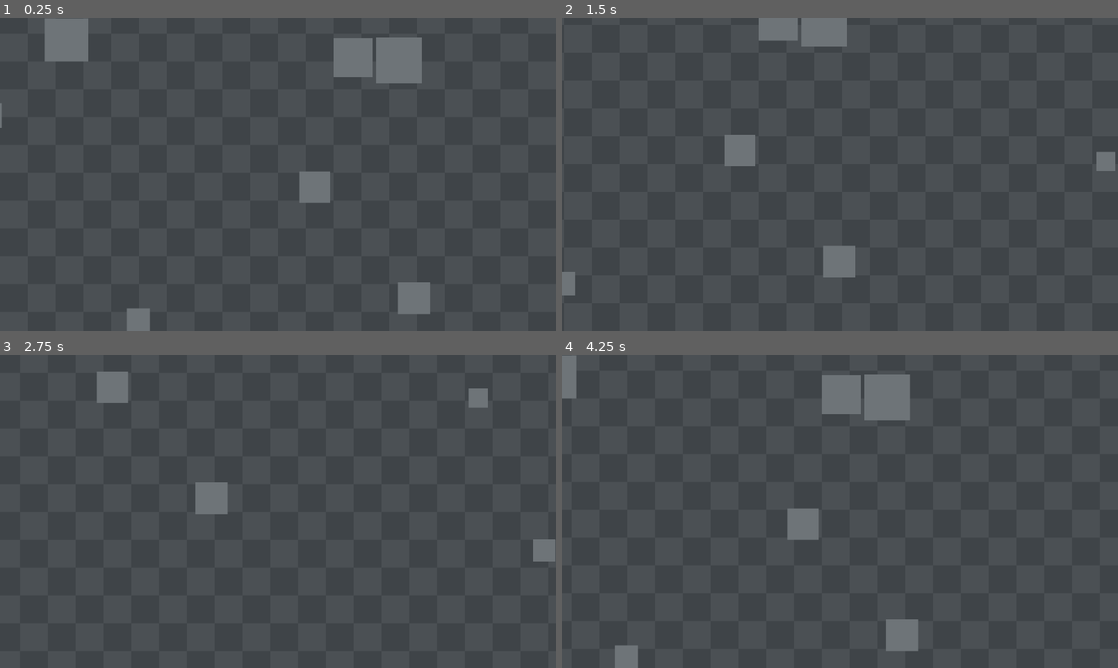
Above: before the commit, frames 1-4 (two rows, left to right).
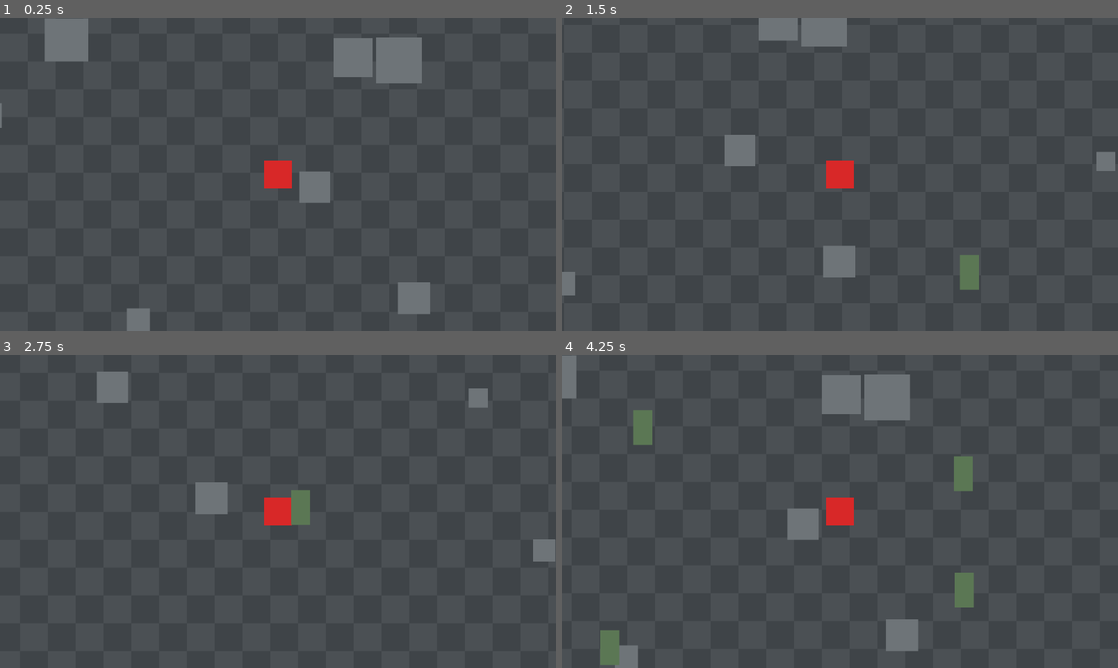
Above: after the commit, the same moments.

Repository: Jota-Pais/projeto-final-desenvolvimento-de-jogos
Game: Godot game, scene res://teste-movimento/teste.tscn
The game is run twice, just before and just after one commit, with the same random seed, the same clock (stepped at 60 frames per second) and the same inputs.
Inputs:
- Up to frame 1 (0.25 s): no input
- Up to frame 2 (1.5 s): tap Enter at 0.5 s; hold Right (ui_right) 0.53-1.28 s; hold Down (ui_down) from 1.28 s (still down)
- Up to frame 3 (2.75 s): release Down (ui_down) at 2.03 s; hold Right (ui_right) from 2.03 s (still down)
- Up to frame 4 (4.25 s): release Right (ui_right) at 2.78 s; hold Up (ui_up) 2.78-3.53 s; hold Left (ui_left) from 3.53 s (still down)

The runs differ from the first frame. In frame 1, 0.4% of the frame differs, in the area x 47-53%, y 45-55%; in frame 2, 0.8%; in frame 3, 0.8%; in frame 4, 2.0%, in the area x 6-75%, y 17-100%.

Commit message:
Remove as fotos da cena de teste
Volta o jogador ao quadrado vermelho e troca o inimigo por um retangulo
verde-acinzentado. A cena inteira passa a ser forma geometrica de cor
chapada: nao depende de imagem nenhuma e nao versiona binario.

Uma das fotos era de outra pessoa, e o repositorio e publico.

Co-Authored-By: Claude Opus 5 (1M context) <noreply@anthropic.com>

Diff:
--- a/teste-movimento/inimigo.tscn
+++ b/teste-movimento/inimigo.tscn
@@ -1,7 +1,6 @@
-[gd_scene load_steps=4 format=3]
+[gd_scene load_steps=3 format=3]
 
 [ext_resource type="Script" path="res://teste-movimento/inimigo.gd" id="1_inimigo"]
-[ext_resource type="Texture2D" uid="uid://y3cd8uko4ply" path="res://teste-movimento/inimigo.png" id="2_sprite"]
 
 [sub_resource type="RectangleShape2D" id="RectangleShape2D_corpo"]
 size = Vector2(44, 80)
@@ -9,10 +8,9 @@
 [node name="Inimigo" type="CharacterBody2D"]
 script = ExtResource("1_inimigo")
 
-[node name="Corpo" type="Sprite2D" parent="."]
-texture_filter = 4
-scale = Vector2(0.1851852, 0.1851852)
-texture = ExtResource("2_sprite")
+[node name="Corpo" type="Polygon2D" parent="."]
+color = Color(0.36, 0.47, 0.33, 1)
+polygon = PackedVector2Array(-22, -40, 22, -40, 22, 40, -22, 40)
 
 [node name="Colisao" type="CollisionShape2D" parent="."]
 shape = SubResource("RectangleShape2D_corpo")
--- a/teste-movimento/teste.tscn
+++ b/teste-movimento/teste.tscn
@@ -1,9 +1,8 @@
-[gd_scene load_steps=6 format=3]
+[gd_scene load_steps=5 format=3]
 
 [ext_resource type="Script" path="res://teste-movimento/chao.gd" id="1_chao"]
 [ext_resource type="Script" path="res://teste-movimento/jogador.gd" id="2_jogador"]
-[ext_resource type="Texture2D" uid="uid://dbxfrk6rw26uc" path="res://teste-movimento/jogador.png" id="3_sprite"]
-[ext_resource type="PackedScene" path="res://teste-movimento/inimigo.tscn" id="4_inimigo"]
+[ext_resource type="PackedScene" path="res://teste-movimento/inimigo.tscn" id="3_inimigo"]
 
 [sub_resource type="RectangleShape2D" id="RectangleShape2D_corpo"]
 size = Vector2(64, 64)
@@ -16,26 +15,23 @@
 [node name="Jogador" type="CharacterBody2D" parent="." groups=["jogador"]]
 script = ExtResource("2_jogador")
 
-[node name="Corpo" type="Sprite2D" parent="Jogador"]
-texture_filter = 4
-scale = Vector2(0.2064516, 0.2064516)
-texture = ExtResource("3_sprite")
-region_enabled = true
-region_rect = Rect2(25, 0, 310, 310)
+[node name="Corpo" type="Polygon2D" parent="Jogador"]
+color = Color(0.85, 0.16, 0.16, 1)
+polygon = PackedVector2Array(-32, -32, 32, -32, 32, 32, -32, 32)
 
 [node name="Colisao" type="CollisionShape2D" parent="Jogador"]
 shape = SubResource("RectangleShape2D_corpo")
 
 [node name="Camera" type="Camera2D" parent="Jogador"]
 
-[node name="Inimigo1" parent="." instance=ExtResource("4_inimigo")]
+[node name="Inimigo1" parent="." instance=ExtResource("3_inimigo")]
 position = Vector2(-700, -400)
 
-[node name="Inimigo2" parent="." instance=ExtResource("4_inimigo")]
+[node name="Inimigo2" parent="." instance=ExtResource("3_inimigo")]
 position = Vector2(700, -450)
 
-[node name="Inimigo3" parent="." instance=ExtResource("4_inimigo")]
+[node name="Inimigo3" parent="." instance=ExtResource("3_inimigo")]
 position = Vector2(-800, 450)
 
-[node name="Inimigo4" parent="." instance=ExtResource("4_inimigo")]
+[node name="Inimigo4" parent="." instance=ExtResource("3_inimigo")]
 position = Vector2(750, 400)
Not shown, changed: README.md
